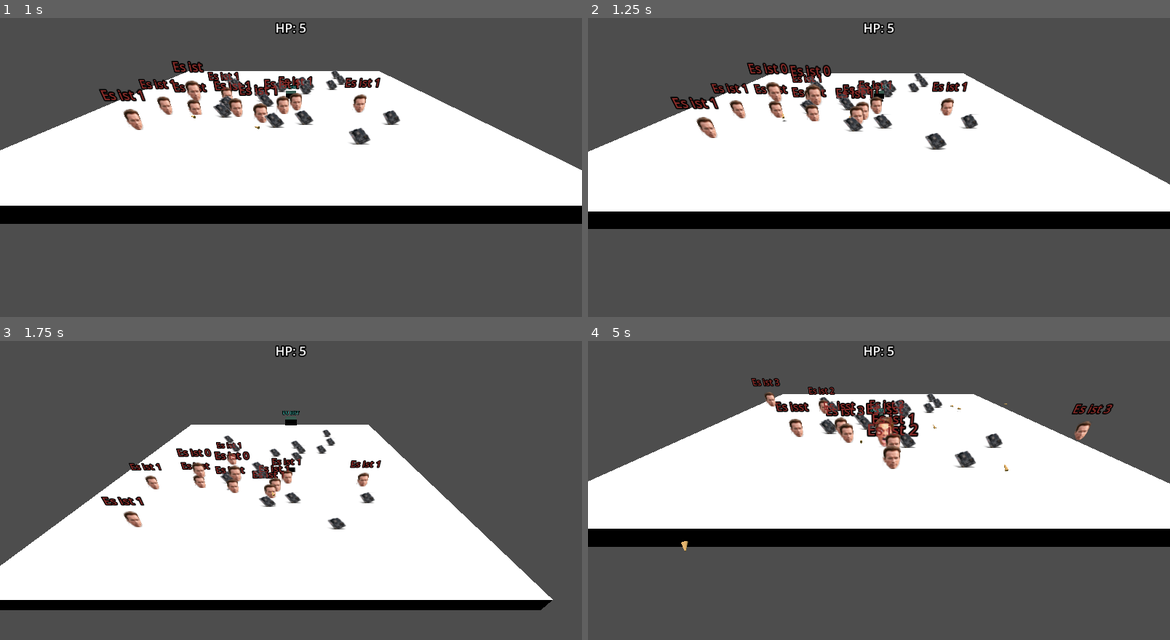
Above: before the commit, frames 1-4 (two rows, left to right).
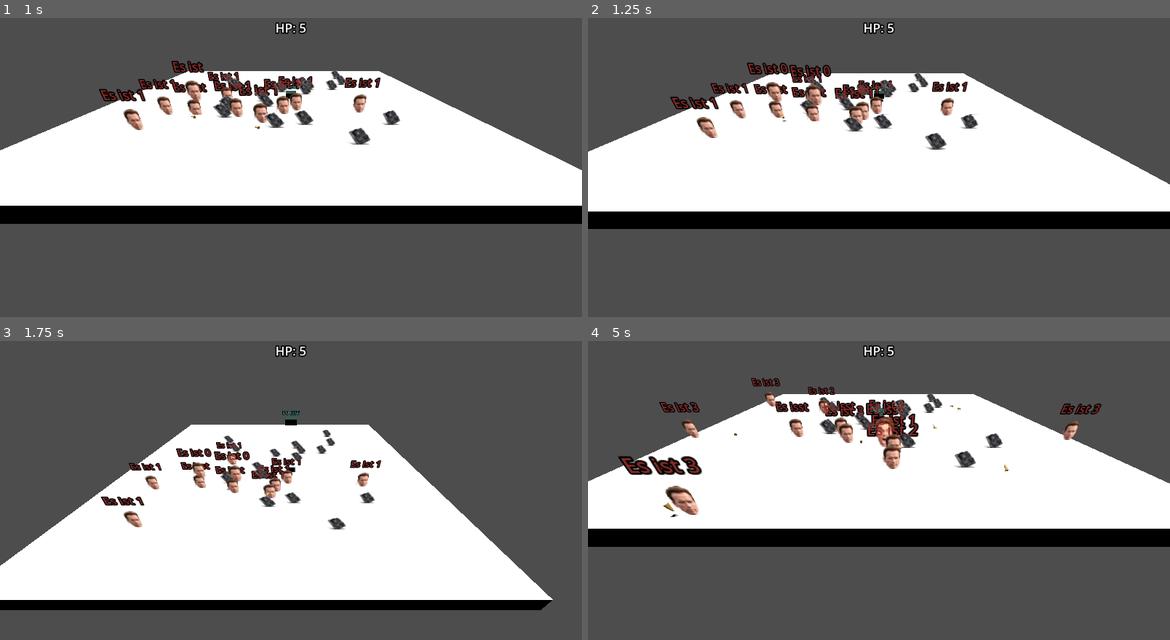
Above: after the commit, the same moments.

Repository: djaessel/godont
Game: Godot game, scene res://main.tscn
Two runs of this game, one before a commit and one after it. Both use one fixed random seed, a clock stepped at 60 frames per second and the inputs below.
Inputs:
- Up to frame 1 (1 s): hold Right (move_right) from 0.53 s (still down); tap Space (jump) at 0.77 s
- Up to frame 2 (1.25 s): keep holding Right (move_right)
- Up to frame 3 (1.75 s): release Right (move_right) at 1.28 s; hold Down (move_back) from 1.28 s (still down); tap Space (jump) at 1.52 s
- Up to frame 4 (5 s): release Down (move_back) at 2.03 s; hold Right (move_right) 2.03-2.78 s; hold Up (move_forward) 2.78-3.53 s; tap Space (jump) at 3.02, 3.77, 4.52 s; hold Left (move_left) from 3.53 s (still down)

Frame 1 is identical in both runs. In frame 2, 0.1% of the frame differs, in the area x 42-50%, y 22-36%; in frame 3, 0.1%; in frame 4, 2.2%, in the area x 5-91%, y 20-71%.

Commit message:
added alpha walls

Diff:
--- a/main.tscn
+++ b/main.tscn
@@ -16,6 +16,8 @@
 [sub_resource type="BoxMesh" id="BoxMesh_iuy3a"]
 material = SubResource("StandardMaterial3D_3kv8e")
 size = Vector3(60, 2, 60)
+
+[sub_resource type="BoxShape3D" id="BoxShape3D_12ux8"]
 
 [node name="Main" type="Node3D"]
 
@@ -68,3 +70,27 @@
 stream = ExtResource("7_rlw8f")
 volume_db = 1.0
 pitch_scale = 0.7
+
+[node name="Wall1" type="StaticBody3D" parent="."]
+
+[node name="CollisionShape3D" type="CollisionShape3D" parent="Wall1"]
+transform = Transform3D(1, 0, 0, 0, 4, 0, 0, 0, 60, -30, 2, 0)
+shape = SubResource("BoxShape3D_12ux8")
+
+[node name="Wall2" type="StaticBody3D" parent="."]
+
+[node name="CollisionShape3D" type="CollisionShape3D" parent="Wall2"]
+transform = Transform3D(1, 0, 0, 0, 4, 0, 0, 0, 60, 30, 2, 0)
+shape = SubResource("BoxShape3D_12ux8")
+
+[node name="Wall3" type="StaticBody3D" parent="."]
+
+[node name="CollisionShape3D" type="CollisionShape3D" parent="Wall3"]
+transform = Transform3D(-4.37114e-08, 0, 60, 0, 4, 0, -1, 0, -2.62268e-06, 0, 2, 30)
+shape = SubResource("BoxShape3D_12ux8")
+
+[node name="Wall4" type="StaticBody3D" parent="."]
+
+[node name="CollisionShape3D" type="CollisionShape3D" parent="Wall4"]
+transform = Transform3D(-4.37114e-08, 0, 60, 0, 4, 0, -1, 0, -2.62268e-06, 0, 2, -30)
+shape = SubResource("BoxShape3D_12ux8")
Not shown: 1 places in main.tscn that only renumber resources
